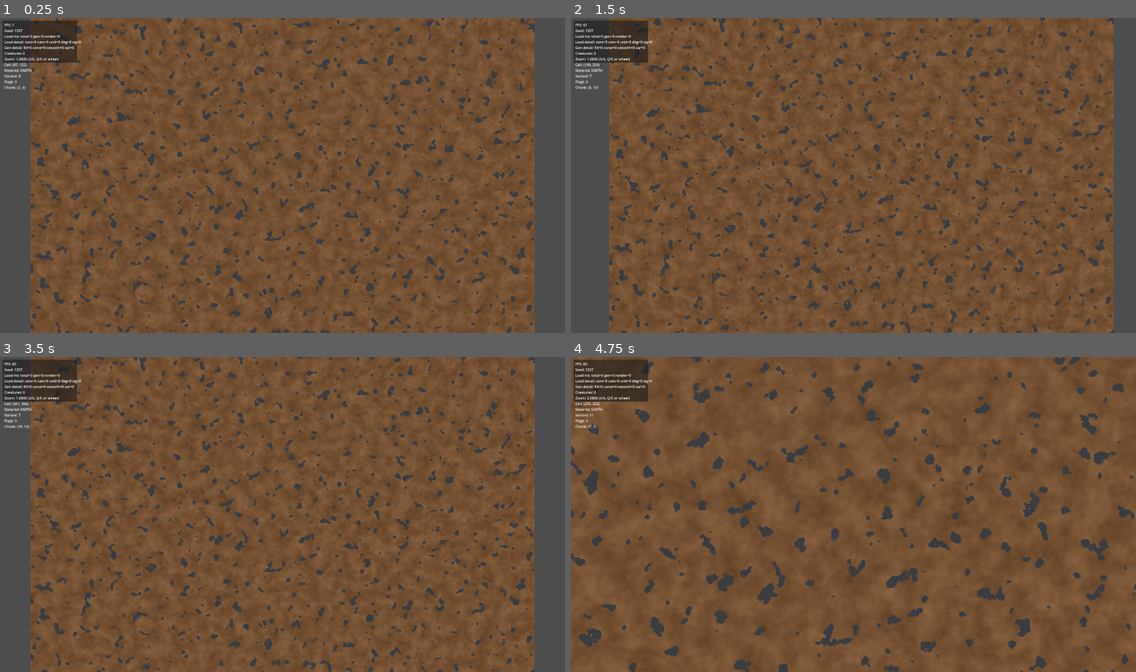
Above: before the commit, frames 1-4 (two rows, left to right).
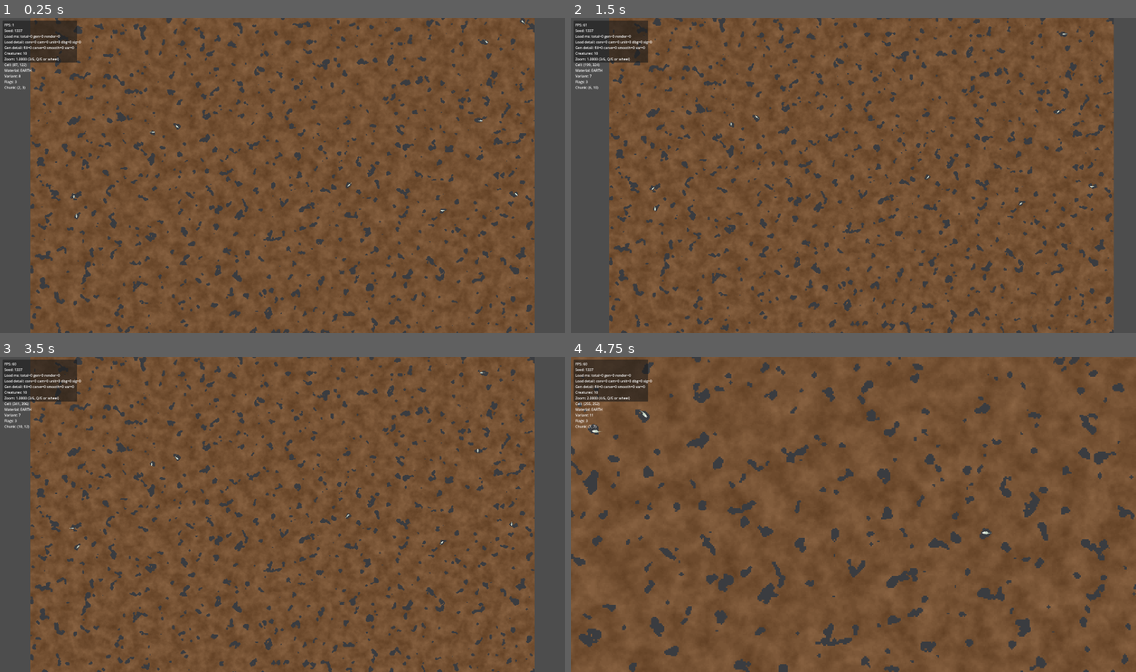
Above: after the commit, the same moments.

Repository: Kanturna/Diggy
Game: Godot game, scene res://main/Main.tscn
Two runs of this game, one before a commit and one after it. Both use one fixed random seed, a clock stepped at 60 frames per second and the inputs below.
Inputs (mouse positions are in pixels of both pictures, inside the frame that each line leads up to):
- Up to frame 1 (0.25 s): no input
- Up to frame 2 (1.5 s): tap Enter at 0.5 s; move the mouse to (977, 159) at 0.52 s; tap S (camera_down) at 0.6 s; click (977, 159) at 0.67 s; move the mouse to (740, 191) at 1.27 s; tap A (camera_left) at 1.35 s; click (740, 191) at 1.42 s
- Up to frame 3 (3.5 s): tap Space at 2 s; move the mouse to (339, 445) at 2.02 s; tap D (camera_right) at 2.1 s; click (339, 445) at 2.17 s; move the mouse to (254, 577) at 2.77 s; tap Shift (camera_speed) at 2.85 s; click (254, 577) at 2.92 s
- Up to frame 4 (4.75 s): tap Enter at 3.5 s; move the mouse to (1023, 561) at 3.52 s; tap W (camera_up) at 3.6 s; click (1023, 561) at 3.67 s; move the mouse to (684, 467) at 4.27 s; tap Q (camera_zoom_in) at 4.35 s; click (684, 467) at 4.42 s

The runs differ from the first frame. In frame 1, less than 0.1% of the frame differs, in the area x 4-93%, y 0-64%; in frame 2, less than 0.1%; in frame 3, less than 0.1%; in frame 4, less than 0.1%, in the area x 3-75%, y 10-57%.
Error before the commit: Parse Error: Cannot infer the type of "sample_world" variable because the value doesn't have a set type. (res://units/CreatureAgent.gd:157)

Commit message:
parse fix

Diff:
--- a/units/CreatureAgent.gd
+++ b/units/CreatureAgent.gd
@@ -3,7 +3,6 @@
 
 const Config = preload("res://core/Config.gd")
 const MaterialType = preload("res://core/MaterialType.gd")
-const CreatureGenomeScript = preload("res://units/CreatureGenome.gd")
 
 var world: WorldModel
 var genome: CreatureGenome
@@ -140,13 +139,13 @@
 
 	var half_width := body_width_cells * Config.CELL_SIZE * 0.5
 	var body_length := body_length_cells * Config.CELL_SIZE
-	var longitudinal_offsets := [
+	var longitudinal_offsets: Array[float] = [
 		-body_length * 0.45,
 		-body_length * 0.15,
 		body_length * 0.15,
 		body_length * 0.45,
 	]
-	var lateral_offsets := [
+	var lateral_offsets: Array[float] = [
 		-half_width * 0.75,
 		0.0,
 		half_width * 0.75,
@@ -154,8 +153,8 @@
 
 	for x_offset in longitudinal_offsets:
 		for y_offset in lateral_offsets:
-			var sample_world := world_position + dir * x_offset + perp * y_offset
-			var sample_cell := Vector2i(
+			var sample_world: Vector2 = world_position + dir * x_offset + perp * y_offset
+			var sample_cell: Vector2i = Vector2i(
 				floor(sample_world.x / Config.CELL_SIZE),
 				floor(sample_world.y / Config.CELL_SIZE)
 			)
@@ -164,8 +163,8 @@
 			if world_model.get_material(sample_cell.x, sample_cell.y) != MaterialType.Id.EMPTY:
 				return false
 
-	var head_sample := world_position + dir * body_length * 0.6
-	var head_cell := Vector2i(
+	var head_sample: Vector2 = world_position + dir * body_length * 0.6
+	var head_cell: Vector2i = Vector2i(
 		floor(head_sample.x / Config.CELL_SIZE),
 		floor(head_sample.y / Config.CELL_SIZE)
 	)
Not shown, added: units/CreatureAgent.gd.uid
Not shown, added: units/CreatureGenome.gd.uid
Not shown, added: units/CreatureManager.gd.uid
